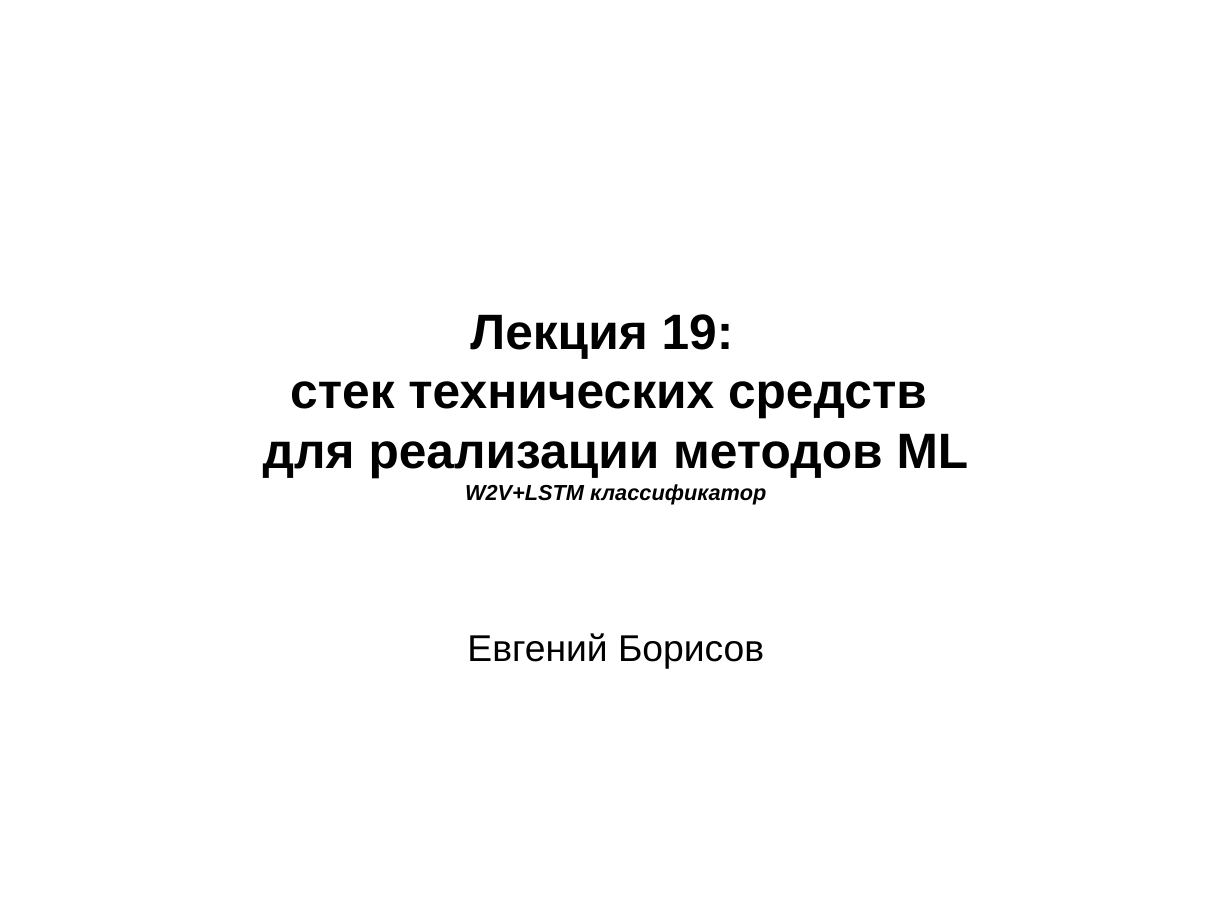
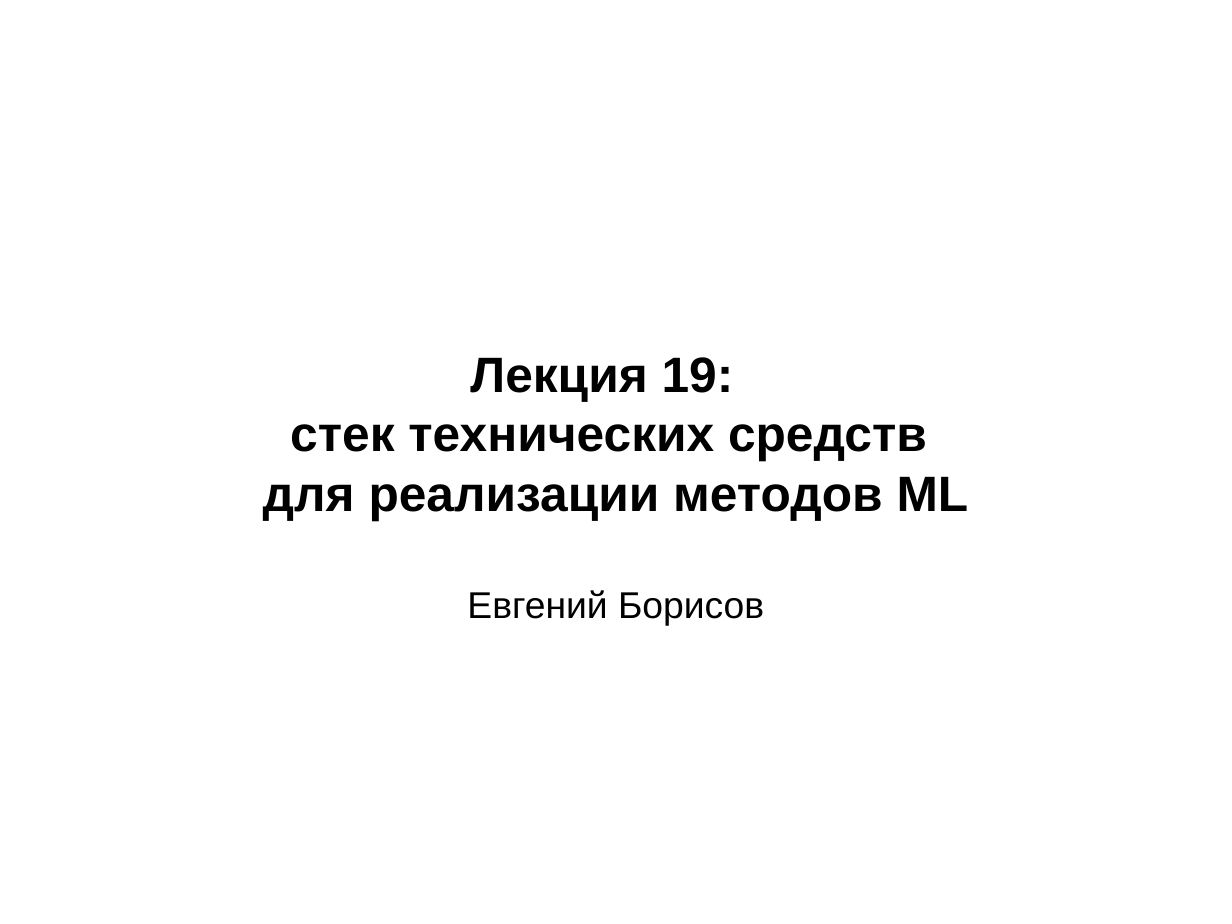
Before and after one commit to mechanoid5/ml_lectorium_legacy, a slide deck: slide 1 of 19-tech-stack-tf.odp. Drawn at 1232x924 pixels with LibreOffice and Linux fonts; fonts in the diff are those of the drawing; background and template pictures are left out. Boxes give left, top, right and bottom in pixels: in the first picture for what was removed or moved away, otherwise in the second. Text is boxed around its words. In the diff, an @@ line names an element or a change of style, - is before the commit and + after.

```diff
--- a/19-tech-stack-tf.odp
+++ b/19-tech-stack-tf.odp
@@ subtitle at [465,484,766,505]: paragraph removed @@
-W2V+LSTM классификатор
```
Also in this commit, not shown: 11 other slides changed, 1 slide removed, 9 other files.
